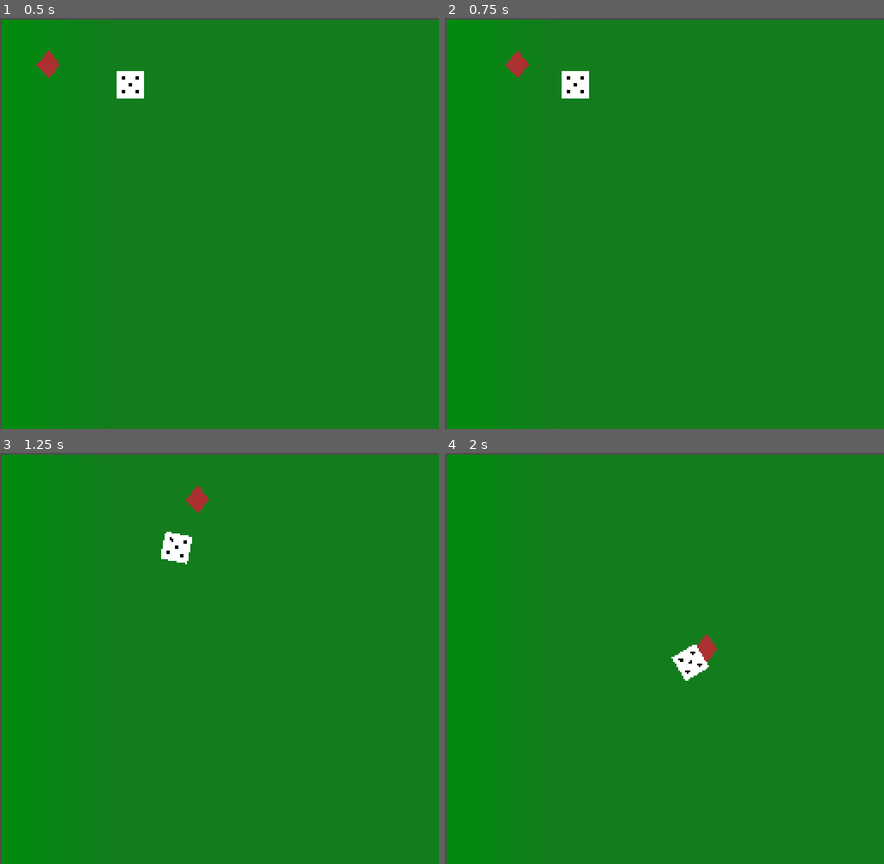
Above: before the commit, frames 1-4 (two rows, left to right).
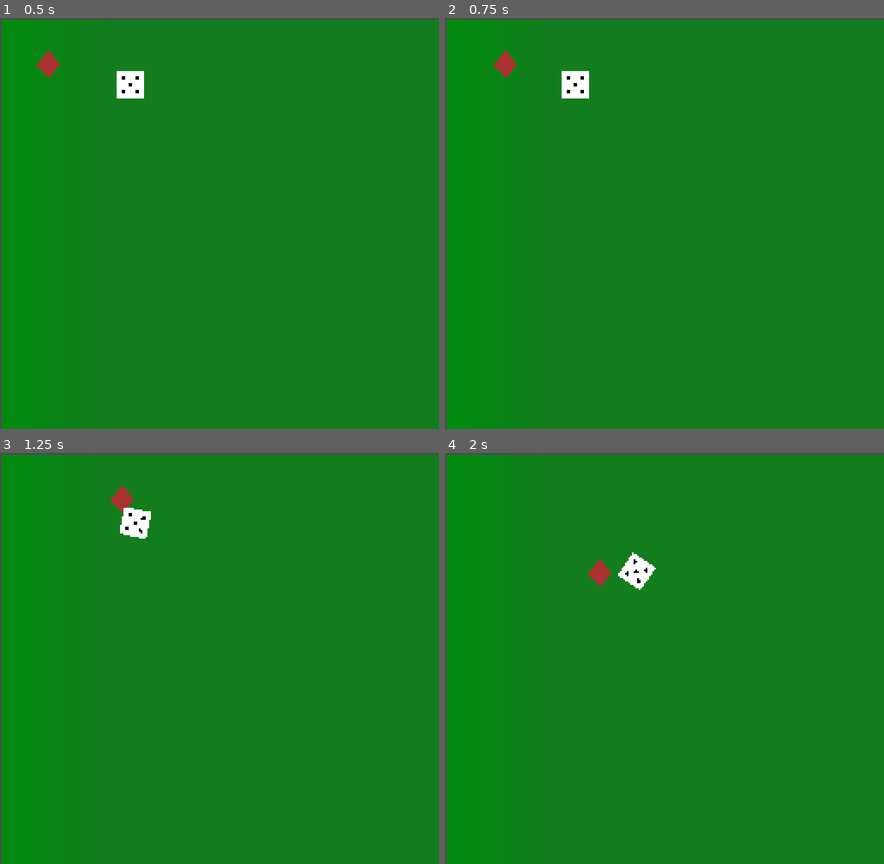
Above: after the commit, the same moments.

Repository: jonathandavidlewis/pair-programming-jam-00
Game: Godot game, scene res://src/Main.tscn
Same seed, same stepped clock (60 frames per second), same inputs: the game is played once before the commit and once after it.
Inputs:
- Up to frame 1 (0.5 s): no input
- Up to frame 2 (0.75 s): tap Enter at 0.5 s; hold Right (ui_right) from 0.53 s (still down)
- Up to frame 3 (1.25 s): keep holding Right (ui_right)
- Up to frame 4 (2 s): release Right (ui_right) at 1.28 s; hold Down (ui_down) from 1.28 s (still down)

Frame 1 is identical in both runs. In frame 2, 0.3% of the frame differs, in the area x 10-20%, y 7-15%; in frame 3, 1.2%, in the area x 25-48%, y 7-28%; in frame 4, 1.2%.

Commit message:
Reduce player max velocity

Diff:
--- a/project/src/PlayerChar.tscn
+++ b/project/src/PlayerChar.tscn
@@ -5,6 +5,7 @@
 
 [node name="PlayerChar" type="KinematicBody2D"]
 script = ExtResource( 2 )
+MAX_VELOCITY = 5000
 
 [node name="CollisionPolygon2D" type="CollisionPolygon2D" parent="."]
 scale = Vector2( 1, 1 )
